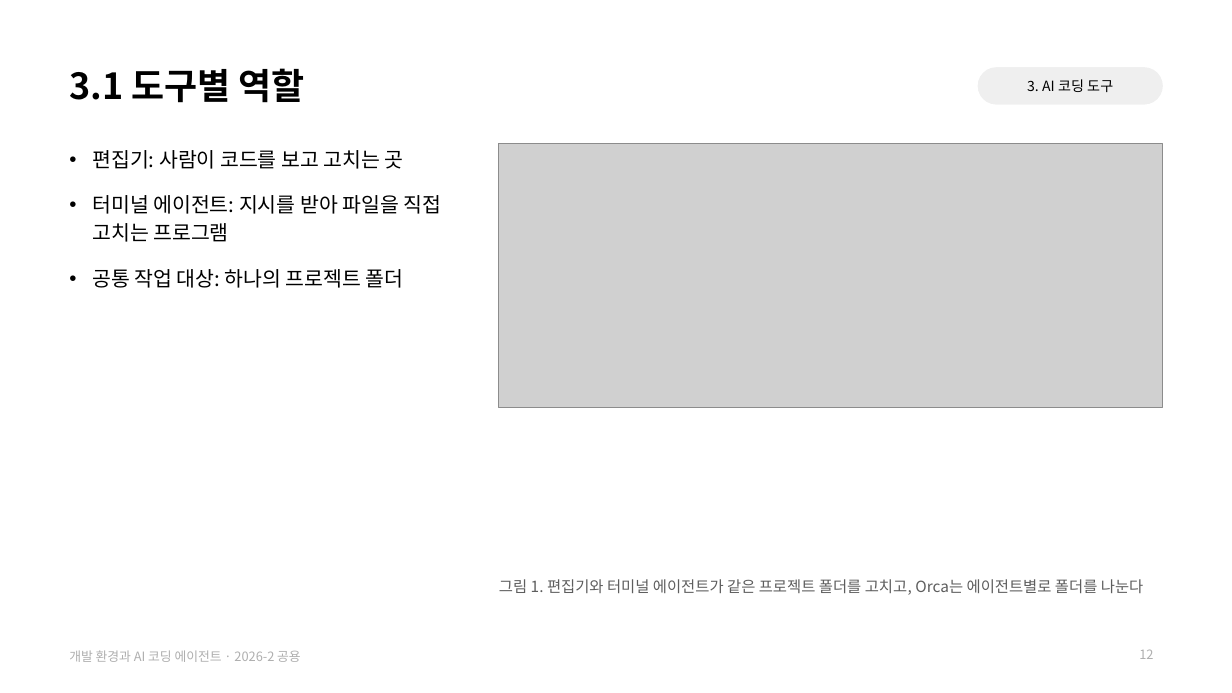
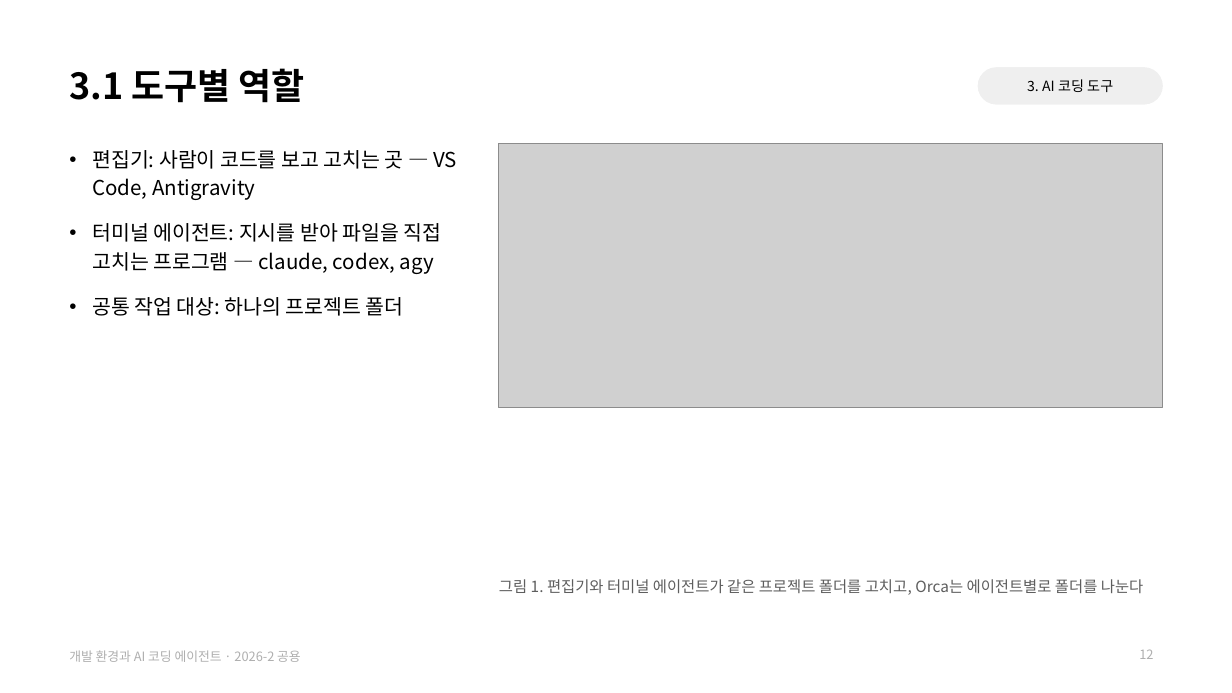
Before and after one commit to jihoyeo/ai-mobility, a slide deck: slide 12 of slides/common/dev_env.pptx. Drawn at 1232x693 pixels with LibreOffice and Linux fonts; fonts in the diff are those of the drawing; grey boxes stand for pictures. Boxes give left, top, right and bottom in pixels: in the first picture for what was removed or moved away, otherwise in the second. Text is boxed around its words. In the diff, an @@ line names an element or a change of style, - is before the commit and + after.

```diff
--- a/slides/common/dev_env.pptx
+++ b/slides/common/dev_env.pptx
@@ text at (92,150,457,274): text changed @@
-• 편집기: 사람이 코드를 보고 고치는 곳
-• 터미널 에이전트: 지시를 받아 파일을 직접 고치는 프로그램
+• 편집기: 사람이 코드를 보고 고치는 곳 — VS Code, Antigravity
+• 터미널 에이전트: 지시를 받아 파일을 직접 고치는 프로그램 — claude, codex, agy
```
Also in this commit, not shown: 15 other slides changed, 1 slide added, 1 slide removed, 2 other files.
